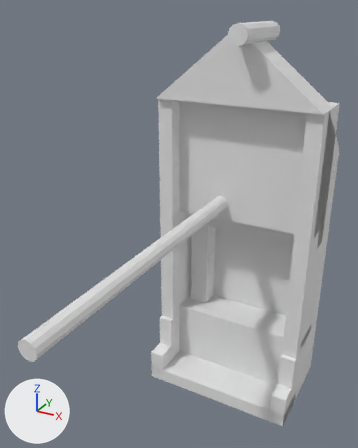
Before and after pictures for a commit that changed the OBJ model landstalker/data/proxies/ship_493.obj.
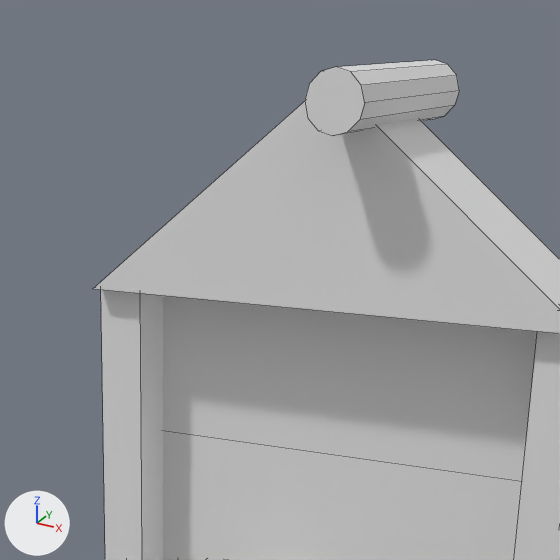
Each version is shown whole from a 50 mm camera at (778.0, -379.0, 849.0) aimed at (628.0, -105.0, 712.0), then close up on the part from 35% to 88% of the width and 0% to 43% of the height. Every picture has the same lights, and +X, +Y and +Z are marked at lower left. The last two pictures show the newer version. The close-ups show mesh edges as thin lines. Where no turn or scale is listed for an object, it has been applied to the vertices. Vertices at exactly the same position are counted once.

The first close-up shows 'ship_493'.
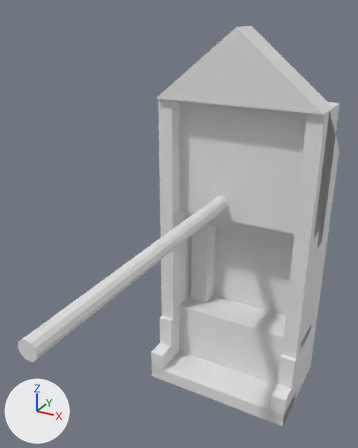
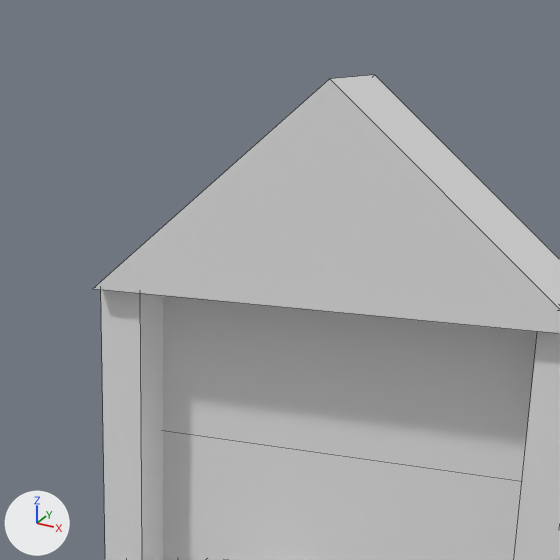
The edits, one by one:
me_ship_493 is used by ob_ship_493; location (0.0, 0.0, 0.0).
me_ship_493 had 156 vertices, 119 faces and spanned x 576.0..704.0, y -248.0..22.0, z 528.0..839.0.
me_ship_493 now has 132 vertices, 105 faces and spans x 576.0..704.0, y -248.0..22.0, z 528.0..836.0.
me_ship_493 part 1: the loose piece of 24 vertices spanning x 641.0..655.0, y -64.0..0.0, z 825.0..839.0 is deleted.

Changed parts and their boxes (x1, y1, x2, y2) in the close-ups (560 x 560 px):
'ship_493', reshaped
    before: (93, 60, 560, 560)
    after: (93, 75, 560, 560)
part 1 of me_ship_493, deleted
    before: (305, 60, 459, 136)
